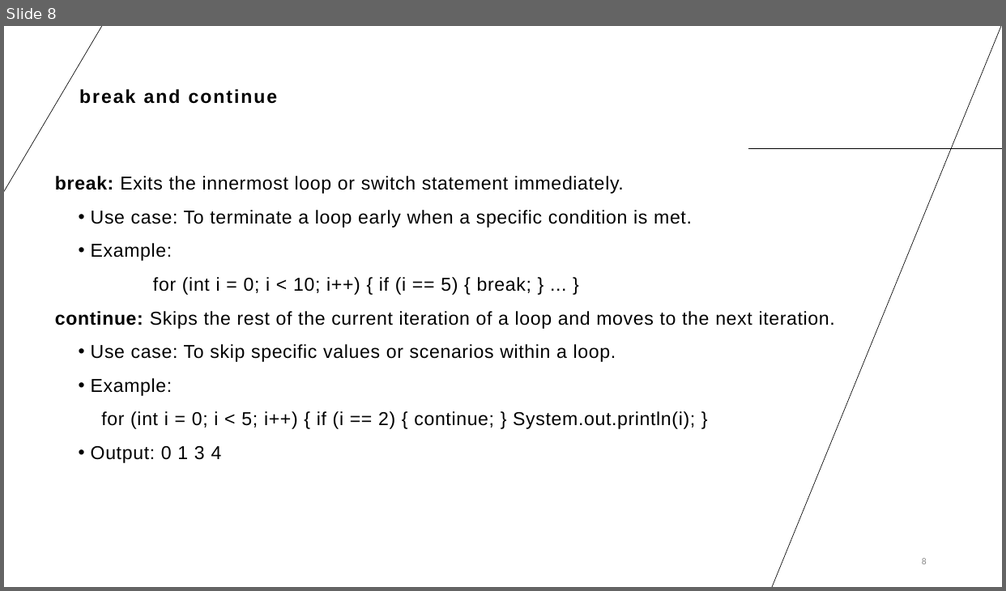
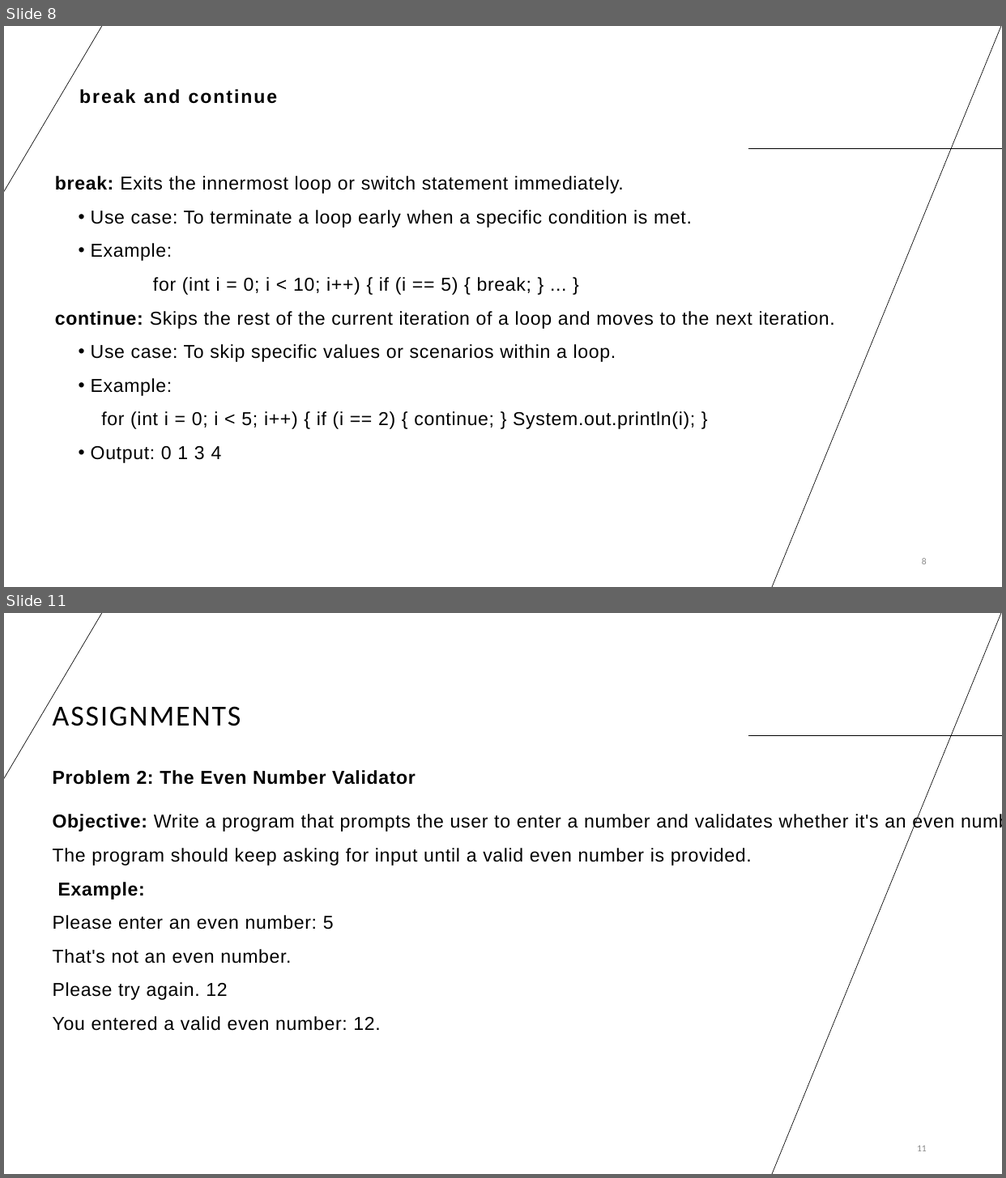
Before and after one commit to sanjiv-16/SPOTKNACK-03BACKE25, a slide deck: S03/03backe25 session 03.pptx. Shown one above the other, each under a label of ours: slide 8 before the commit, slides 8 and 11 after it; the slides between them are not shown. The pictures are 1006x591 and 1006x1178 pixels, drawn with LibreOffice and Linux fonts; fonts in the diff are those of the drawing. Boxes give left, top, right and bottom in pixels: in the first picture for what was removed or moved away, otherwise in the second. Text is boxed around its words. In the diff, an @@ line names an element or a change of style, - is before the commit and + after.

```diff
--- a/S03/03backe25 session 03.pptx
+++ b/S03/03backe25 session 03.pptx
@@ slide 11 added at (4, 613, 1002, 1174), background #FFFFFF; not listed: 3 template elements that a slide beside it also shows @@
@@ title added at (53, 706, 241, 726), 28 pt, text #000000 @@
+ASSIGNMENTS
@@ text added at (53, 770, 954, 1031), 18 pt, text #000000 @@
+Problem 2: The Even Number Validator
+Objective: Write a program that prompts the user to enter a number and validates whether it's an even number. The program should keep asking for input until a valid even number is provided.
+Example:
+Please enter an even number: 5
+That's not an even number.
+Please try again. 12
+You entered a valid even number: 12.
@@ page number added at (917, 1145, 927, 1152), 9 pt, text #8C8C8C @@
+11
```
Also in this commit, not shown: 2 slides changed, 2 other slides added, 1 other file.
